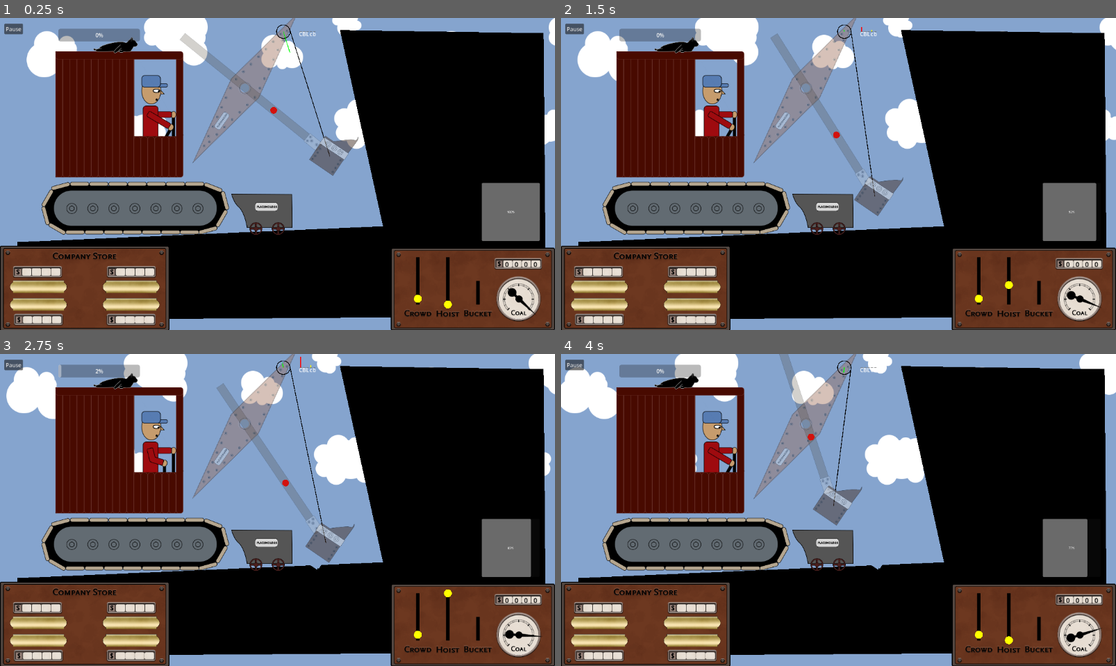
Above: before the commit, frames 1-4 (two rows, left to right).
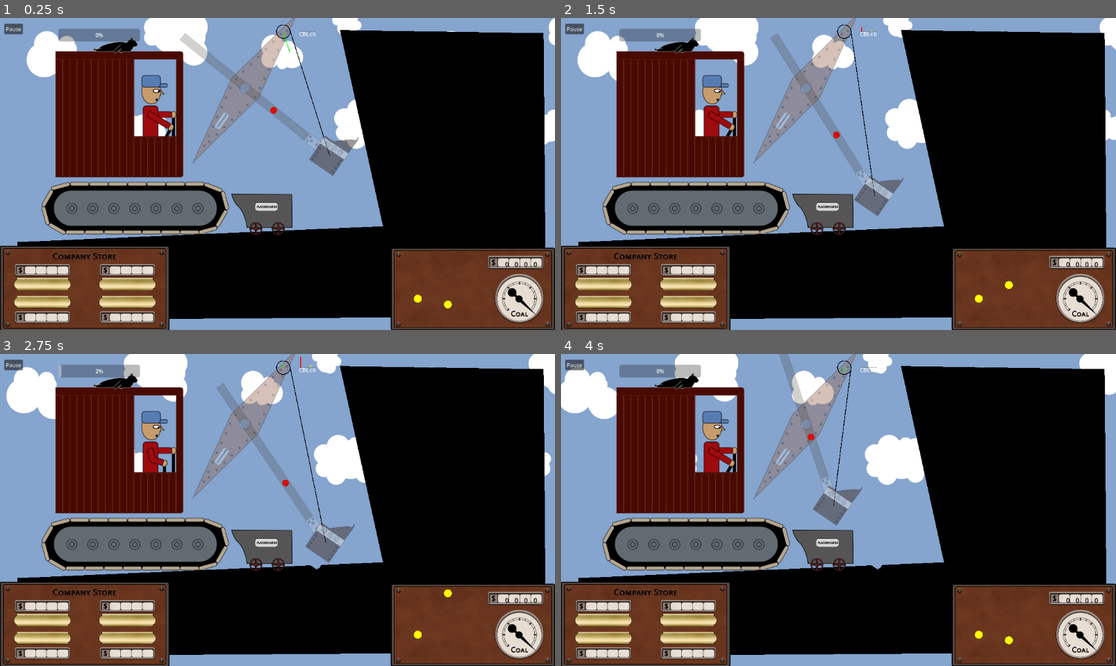
Above: after the commit, the same moments.

Repository: Lobbsterwaffles/Steam-Shov
Game: Godot game, scene res://jonly.tscn
Same seed, same stepped clock (60 frames per second), same inputs: the game is played once before the commit and once after it.
Inputs:
- Up to frame 1 (0.25 s): no input
- Up to frame 2 (1.5 s): hold Q (hoist_up) 0.53-1.28 s; hold A (crowd_in) 0.53-1.28 s; tap Space at 0.77 s; tap S (crowd_out) at 1.35 s
- Up to frame 3 (2.75 s): tap Space at 1.52 s; hold Q (hoist_up) from 2.03 s (still down); hold C from 2.03 s (still down)
- Up to frame 4 (4 s): release C at 2.78 s; tap T at 2.85 s; tap Space at 3.02, 3.77 s; release Q (hoist_up) at 3.53 s; hold B from 3.53 s (still down)

The runs differ from the first frame. In frame 1, 6.5% of the frame differs, in the area x 1-100%, y 52-100%; in frame 2, 6.4%; in frame 3, 6.3%; in frame 4, 6.1%.
Error after the commit: Invalid assignment of property or key 'value' with value of type 'float' on a base object of type 'null instance'. (res://scooply.gd:181)

Commit message:
instantiate HUD pieces

Diff:
--- a/jonly.tscn
+++ b/jonly.tscn
@@ -21,13 +21,16 @@
 [ext_resource type="Script" uid="uid://hsvi8bao0mcw" path="res://eyes.gd" id="15_t3quf"]
 [ext_resource type="Texture2D" uid="uid://de0o37vvkshp7" path="res://graphics/minecart.png" id="18_oeujs"]
 [ext_resource type="Script" uid="uid://byhxrwc4ypulh" path="res://dirt_despawner.gd" id="19_m8a62"]
-[ext_resource type="Texture2D" uid="uid://cwn2pk1felgyx" path="res://graphics/shovedisplay.png" id="20_n0lup"]
-[ext_resource type="Texture2D" uid="uid://b40lov7wgfke1" path="res://graphics/store.png" id="21_qye30"]
 [ext_resource type="Texture2D" uid="uid://bqlb1f5g2qprm" path="res://graphics/needle.png" id="22_pwk5d"]
+[ext_resource type="Texture2D" uid="uid://cf4nu21g6fg05" path="res://graphics/UI/HUD.png" id="22_wcugm"]
+[ext_resource type="Texture2D" uid="uid://cr4p8r813qe1" path="res://graphics/UI/store.png" id="23_rmmu8"]
 [ext_resource type="Script" uid="uid://5fugxflkihgu" path="res://lever_simple_marker.gd" id="24_7gsng"]
+[ext_resource type="Texture2D" uid="uid://76m2uj5wlwbi" path="res://graphics/UI/plaque.png" id="24_rvxmr"]
 [ext_resource type="Script" uid="uid://dugj4fffp6q61" path="res://money_display.gd" id="25_6ihbu"]
+[ext_resource type="Texture2D" uid="uid://db7546kd64btd" path="res://graphics/UI/money.png" id="25_cdl7u"]
+[ext_resource type="Texture2D" uid="uid://dw847rp0sfuyr" path="res://graphics/UI/Gauge.png" id="26_gght3"]
 [ext_resource type="Texture2D" uid="uid://c3ljma263w2bh" path="res://graphics/shoveMenu.png" id="26_htn8h"]
-[ext_resource type="Texture2D" uid="uid://ieraba7vvy46" path="res://graphics/Help/steamjamHelp.png" id="28_wcugm"]
+[ext_resource type="Texture2D" uid="uid://ieraba7vvy46" path="res://graphics/UI/Help/steamjamHelp.png" id="28_wcugm"]
 
 [sub_resource type="ShaderMaterial" id="ShaderMaterial_7msxs"]
 shader = ExtResource("1_ma3ou")
@@ -334,28 +337,103 @@
 [node name="HUD" type="TextureRect" parent="." unique_id=1739948707]
 offset_left = 666.0
 offset_top = 682.0
-offset_right = 1082.0
-offset_bottom = 1182.0
+offset_right = 1082.1301
+offset_bottom = 891.4017
 scale = Vector2(1.17, 1.17)
-texture = ExtResource("20_n0lup")
-
-[node name="TextureRect" type="TextureRect" parent="HUD" unique_id=982162618]
+texture = ExtResource("22_wcugm")
+expand_mode = 1
+
+[node name="Store" type="TextureRect" parent="HUD" unique_id=982162618]
 layout_mode = 0
 offset_left = -990.59827
 offset_top = -305.12817
 offset_right = -56.598267
 offset_bottom = 815.8718
 scale = Vector2(0.46, 0.46)
-texture = ExtResource("21_qye30")
+texture = ExtResource("23_rmmu8")
 expand_mode = 1
 
-[node name="CoalBar" type="ProgressBar" parent="HUD/TextureRect" unique_id=666217027]
-unique_name_in_owner = true
-layout_mode = 0
-offset_left = 2655.1467
-offset_top = 304.71936
-offset_right = 2974.7307
-offset_bottom = 624.3032
+[node name="buy_1" type="TextureRect" parent="HUD/Store" unique_id=1025644494]
+layout_mode = 0
+offset_left = 78.03768
+offset_top = 828.6882
+offset_right = 391.0377
+offset_bottom = 897.6882
+texture = ExtResource("24_rvxmr")
+
+[node name="buy_2" type="TextureRect" parent="HUD/Store" unique_id=854378678]
+layout_mode = 0
+offset_left = 546.2651
+offset_top = 828.68823
+offset_right = 859.2651
+offset_bottom = 897.68823
+texture = ExtResource("24_rvxmr")
+
+[node name="buy_3" type="TextureRect" parent="HUD/Store" unique_id=1444044079]
+layout_mode = 0
+offset_left = 78.03768
+offset_top = 927.16455
+offset_right = 391.0377
+offset_bottom = 996.16455
+texture = ExtResource("24_rvxmr")
+
+[node name="buy_4" type="TextureRect" parent="HUD/Store" unique_id=1712648796]
+layout_mode = 0
+offset_left = 546.2651
+offset_top = 927.16455
+offset_right = 859.2651
+offset_bottom = 996.16455
+texture = ExtResource("24_rvxmr")
+
+[node name="cost_1" type="TextureRect" parent="HUD/Store" unique_id=793147213]
+layout_mode = 0
+offset_left = 78.03766
+offset_top = 750.65027
+offset_right = 391.03766
+offset_bottom = 819.65027
+texture = ExtResource("25_cdl7u")
+
+[node name="cost_2" type="TextureRect" parent="HUD/Store" unique_id=276452007]
+layout_mode = 0
+offset_left = 546.26514
+offset_top = 750.65027
+offset_right = 859.26514
+offset_bottom = 819.65027
+texture = ExtResource("25_cdl7u")
+
+[node name="cost_3" type="TextureRect" parent="HUD/Store" unique_id=997229739]
+layout_mode = 0
+offset_left = 78.03769
+offset_top = 1010.7766
+offset_right = 391.0377
+offset_bottom = 1079.7766
+texture = ExtResource("25_cdl7u")
+
+[node name="cost_4" type="TextureRect" parent="HUD/Store" unique_id=1033120499]
+layout_mode = 0
+offset_left = 546.26526
+offset_top = 1010.7766
+offset_right = 859.26526
+offset_bottom = 1079.7766
+texture = ExtResource("25_cdl7u")
+
+[node name="coal_gauge" type="TextureRect" parent="HUD" unique_id=1607926552]
+layout_mode = 0
+offset_left = 262.3932
+offset_top = 64.957275
+offset_right = 389.74365
+offset_bottom = 192.30774
+texture = ExtResource("26_gght3")
+expand_mode = 1
+
+[node name="player_money" type="TextureRect" parent="HUD" unique_id=533616330]
+layout_mode = 0
+offset_left = 244.44446
+offset_top = 18.803406
+offset_right = 389.14178
+offset_bottom = 54.324768
+texture = ExtResource("25_cdl7u")
+expand_mode = 1
 
 [node name="coal_gauge_needle" type="Sprite2D" parent="HUD" unique_id=1943324019]
 unique_name_in_owner = true
Binary file added: graphics/UI/Gauge.png
Not shown, added: graphics/UI/Gauge.png.import
Binary file added: graphics/UI/HUD.png
Not shown, added: graphics/UI/HUD.png.import
Renamed: graphics/Help/steamjamHelp.png -> graphics/UI/Help/steamjamHelp.png
Not shown, added: graphics/UI/Help/steamjamHelp.png.import
Renamed: graphics/Help/steamjamIntro.png -> graphics/UI/Help/steamjamIntro.png
Not shown, changed: graphics/UI/Help/steamjamIntro.png.import
Binary file added: graphics/UI/money.png
Not shown, changed: graphics/UI/money.png.import
Binary file added: graphics/UI/plaque.png
Not shown, added: graphics/UI/plaque.png.import
(and 2 more such lines)
